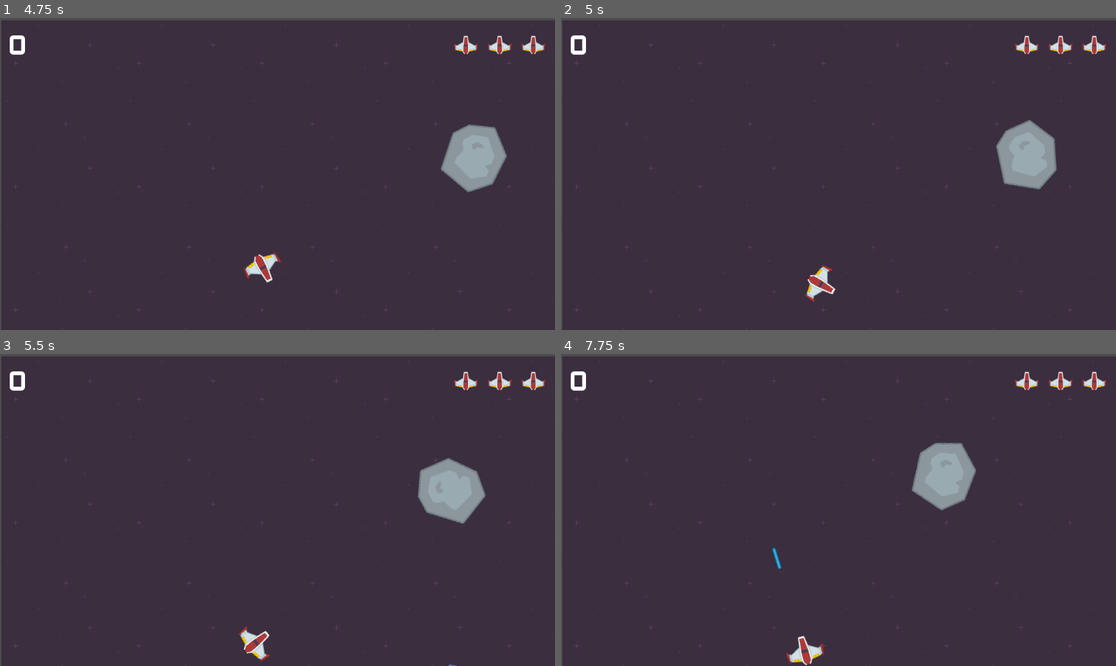
Above: before the commit, frames 1-4 (two rows, left to right).
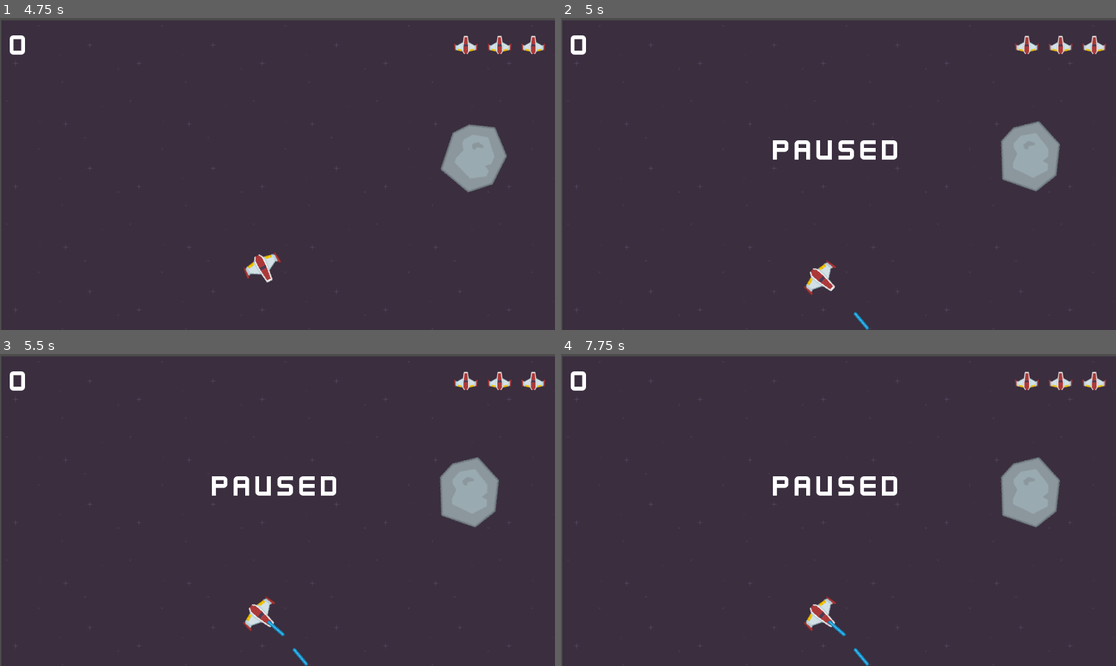
Above: after the commit, the same moments.

Repository: szmisztal/gosteroids
Game: Godot game, scene res://main.tscn
The game is run twice, just before and just after one commit, with the same random seed, the same clock (stepped at 60 frames per second) and the same inputs. This scene is started directly instead of the project's main scene.
Inputs (mouse positions are in pixels of both pictures, inside the frame that each line leads up to):
- Up to frame 1 (4.75 s): click (277, 214) at 0.5 s; tap Enter at 1.25 s; hold D (rotate right) 1.28-2.03 s; hold Space (shoot) 1.28-2.03 s; hold A (rotate left) 2.03-2.78 s; tap Space (shoot) at 2.1, 3.6 s; hold D (rotate right) 2.78-3.53 s; hold Space (shoot) 2.78-3.53 s; hold W (thrust) 3.53-4.28 s; hold A (rotate left) from 4.28 s (still down); hold Space (shoot) from 4.28 s (still down)
- Up to frame 2 (5 s): keep holding A (rotate left); keep holding Space (shoot); tap Escape (pause, bound only after the commit) at 4.9 s
- Up to frame 3 (5.5 s): keep holding A (rotate left); release Space (shoot) at 5.03 s; tap Space (shoot) at 5.1 s
- Up to frame 4 (7.75 s): hold Space (shoot) 5.78-6.53 s; release A (rotate left) at 6.53 s; hold D (rotate right) 6.53-7.28 s; tap Space (shoot) at 6.6 s; hold W (thrust) from 7.28 s (still down); hold Space (shoot) from 7.28 s (still down)

Frame 1 is identical in both runs. In frame 2, 1.5% of the frame differs, in the area x 38-90%, y 32-100%; in frame 3, 2.9%; in frame 4, 5.2%, in the area x 38-90%, y 28-100%.

Commit message:
add game over and pause handling

Diff:
--- a/main.gd
+++ b/main.gd
@@ -59,3 +59,16 @@
 func game_over():
 	playing = false
 	$HUD.game_over()
+
+func _input(event):
+	if event.is_action_pressed("pause"):
+		if not playing:
+			return
+		get_tree().paused = not get_tree().paused
+		var message = $HUD/VBoxContainer/Message
+		if get_tree().paused:
+			message.text = "Paused"
+			message.show()
+		else:
+			message.text = "message"
+			message.hide()
--- a/main.tscn
+++ b/main.tscn
@@ -13,6 +13,7 @@
 point_count = 5
 
 [node name="Main" type="Node"]
+process_mode = 3
 script = ExtResource("1_1bvp3")
 rock_scene = ExtResource("2_lquwl")
 
@@ -36,5 +37,6 @@
 
 [node name="HUD" parent="." instance=ExtResource("5_lquwl")]
 
+[connection signal="dead" from="Player" to="." method="game_over"]
 [connection signal="lives_changed" from="Player" to="HUD" method="update_lives"]
 [connection signal="start_game" from="HUD" to="." method="_on_hud_start_game"]
--- a/player/player.gd
+++ b/player/player.gd
@@ -37,12 +37,19 @@
 	match new_state:
 		INIT:
 			$CollisionShape2D.set_deferred("disabled", true)
+			$Sprite2D.modulate.a = 0.5
 		ALIVE:
 			$CollisionShape2D.set_deferred("disabled", false)
+			$Sprite2D.modulate.a = 1
 		INVULNERABLE:
 			$CollisionShape2D.set_deferred("disabled", true)
+			$Sprite2D.modulate.a = 0.5
+			$InvulenerabilityTimer.start()
 		DEAD:
 			$CollisionShape2D.set_deferred("disabled", true)
+			$Sprite2D.hide()
+			linear_velocity = Vector2.ZERO
+			dead.emit()
 	state = new_state
 
 func _ready():
@@ -86,3 +93,18 @@
 
 func _on_gun_cooldown_timeout():
 	can_shoot = true
+
+func _on_invulenerability_timer_timeout():
+	change_state(ALIVE)
+
+func _on_body_entered(body: Node):
+	if body.is_in_group("rocks"):
+		body.explode()
+		lives -= 1
+		explode()
+
+func explode():
+	$Explosion.show()
+	$Explosion/AnimationPlayer.play("Explosion")
+	await $Explosion/AnimationPlayer.animation_finished
+	$Explosion.hide()
--- a/player/player.tscn
+++ b/player/player.tscn
@@ -1,13 +1,16 @@
-[gd_scene load_steps=5 format=3 uid="uid://bpuqirrvyvrna"]
+[gd_scene load_steps=6 format=3 uid="uid://bpuqirrvyvrna"]
 
 [ext_resource type="Texture2D" uid="uid://dvtxojo4lccgm" path="res://assets/player_ship.png" id="1_oul6g"]
 [ext_resource type="Script" uid="uid://dgjoguivv106q" path="res://player/player.gd" id="1_rkbax"]
 [ext_resource type="PackedScene" uid="uid://d3rw12k3s5sr2" path="res://bullet/bullet.tscn" id="2_g1dw6"]
+[ext_resource type="PackedScene" uid="uid://cx27rctbwgwqm" path="res://misc/explosion.tscn" id="4_yw30f"]
 
 [sub_resource type="CircleShape2D" id="CircleShape2D_rkbax"]
 radius = 33.2415
 
 [node name="Player" type="RigidBody2D"]
+contact_monitor = true
+max_contacts_reported = 1
 linear_damp = 1.0
 angular_damp = 5.0
 script = ExtResource("1_rkbax")
@@ -29,4 +32,13 @@
 [node name="Muzzle" type="Marker2D" parent="."]
 position = Vector2(40, 0)
 
+[node name="Explosion" parent="." instance=ExtResource("4_yw30f")]
+visible = false
+
+[node name="InvulenerabilityTimer" type="Timer" parent="."]
+wait_time = 2.0
+one_shot = true
+
+[connection signal="body_entered" from="." to="." method="_on_body_entered"]
 [connection signal="timeout" from="GunCooldown" to="." method="_on_gun_cooldown_timeout"]
+[connection signal="timeout" from="InvulenerabilityTimer" to="." method="_on_invulenerability_timer_timeout"]
--- a/project.godot
+++ b/project.godot
@@ -41,6 +41,12 @@
 , Object(InputEventKey,"resource_local_to_scene":false,"resource_name":"","device":-1,"window_id":0,"alt_pressed":false …(183 unchanged characters)…
 ]
 }
+pause={
+"deadzone": 0.2,
+"events": [Object(InputEventKey,"resource_local_to_scene":false,"resource_name":"","device":-1,"window_id":0,"alt_pressed":false,"shift_pressed":false,"ctrl_pressed":false,"meta_pressed":false,"pressed":false,"keycode":0,"physical_keycode":4194305,"key_label":0,"unicode":0,"location":0,"echo":false,"script":null)
+, Object(InputEventKey,"resource_local_to_scene":false,"resource_name":"","device":-1,"window_id":0,"alt_pressed":false,"shift_pressed":false,"ctrl_pressed":false,"meta_pressed":false,"pressed":false,"keycode":0,"physical_keycode":80,"key_label":0,"unicode":112,"location":0,"echo":false,"script":null)
+]
+}
 
 [physics]
 
